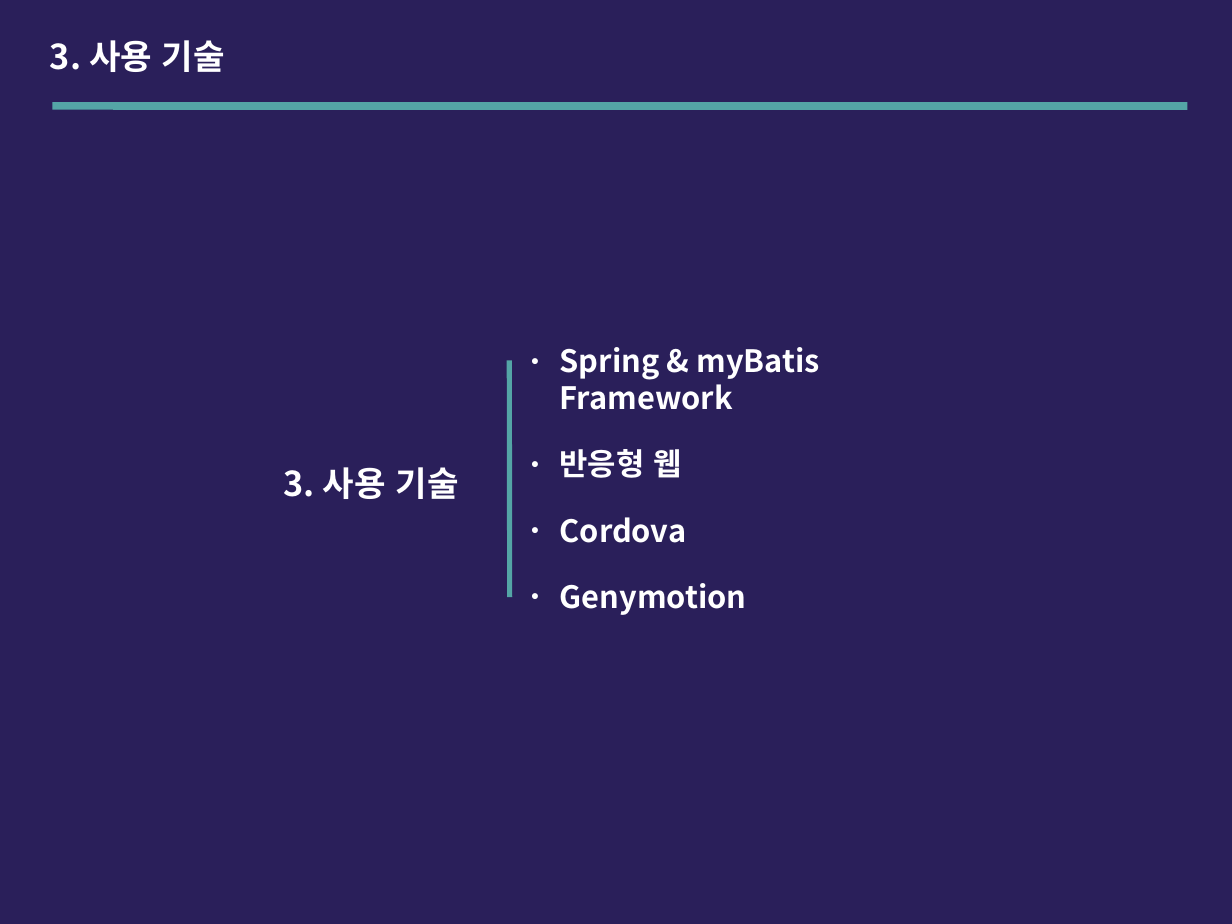
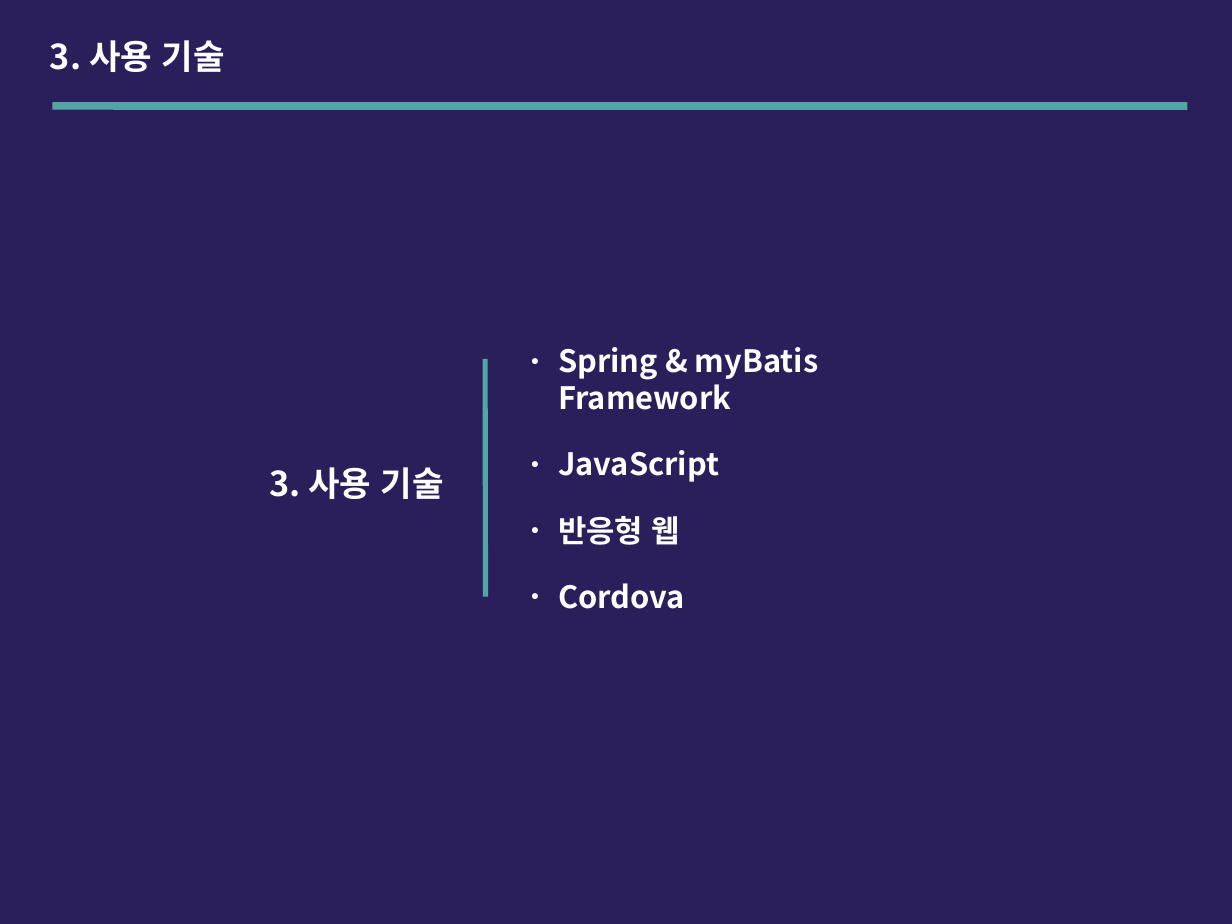
Before and after one commit to BoGwang/Project, a slide deck: slide 7 of document/[영화 예매 사이트] 제안서.ppt (slide 5 before the commit). Drawn at 1232x924 pixels with LibreOffice and Linux fonts; fonts in the diff are those of the drawing. Boxes give left, top, right and bottom in pixels: in the first picture for what was removed or moved away, otherwise in the second. Text is boxed around its words. In the diff, an @@ line names an element or a change of style, - is before the commit and + after.

Commit message:
목요일 피드백 후 2차 제안서 수정 - 프로젝트명 - 표지 팀원, 작성일 추가 - 화면 흐름도 추가 - 사용 기술 수정 후 추가 - 차별점

```diff
--- a/document/[영화 예매 사이트] 제안서.ppt
+++ b/document/[영화 예매 사이트] 제안서.ppt
@@ line moved from (509, 361) - (510, 598) to (485, 359) - (485, 596) @@
@@ text at (x1=558, y1=347, x2=819, y2=609): indent changed @@
@@ text "3. 사용 기술" moved from (x1=284, y1=467, x2=458, y2=499) to (x1=269, y1=467, x2=444, y2=499) @@
@@ text at (x1=558, y1=450, x2=719, y2=482): paragraph added @@
+● JavaScript
@@ text at (x1=560, y1=583, x2=747, y2=615): paragraph removed @@
-● Genymotion
```
Also in this commit, not shown: 5 other slides changed, 2 slides added, 1 other file.
